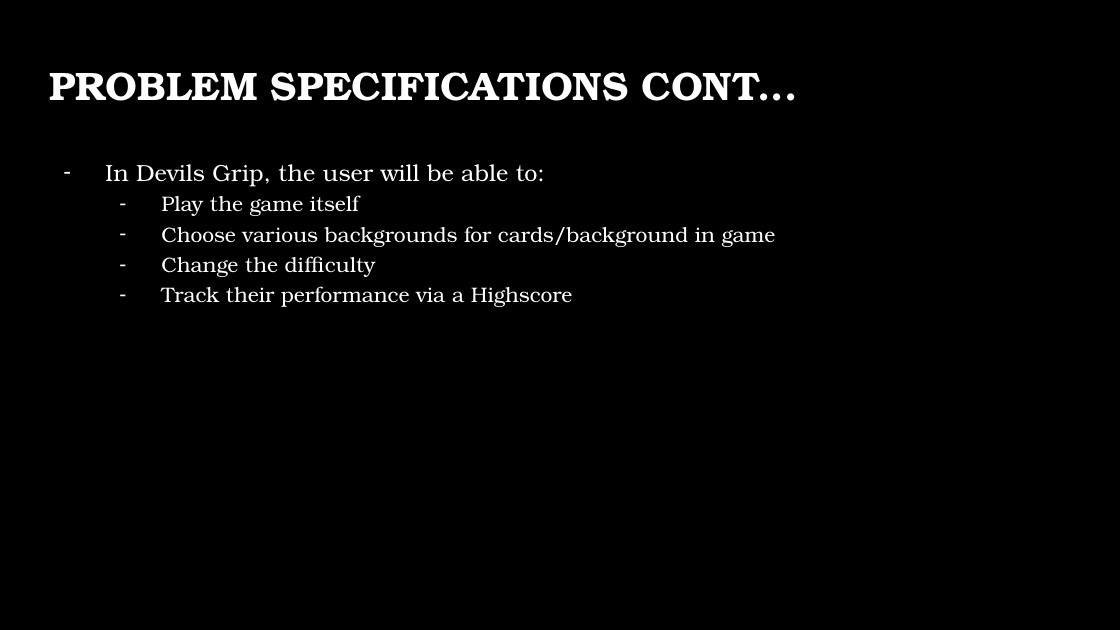
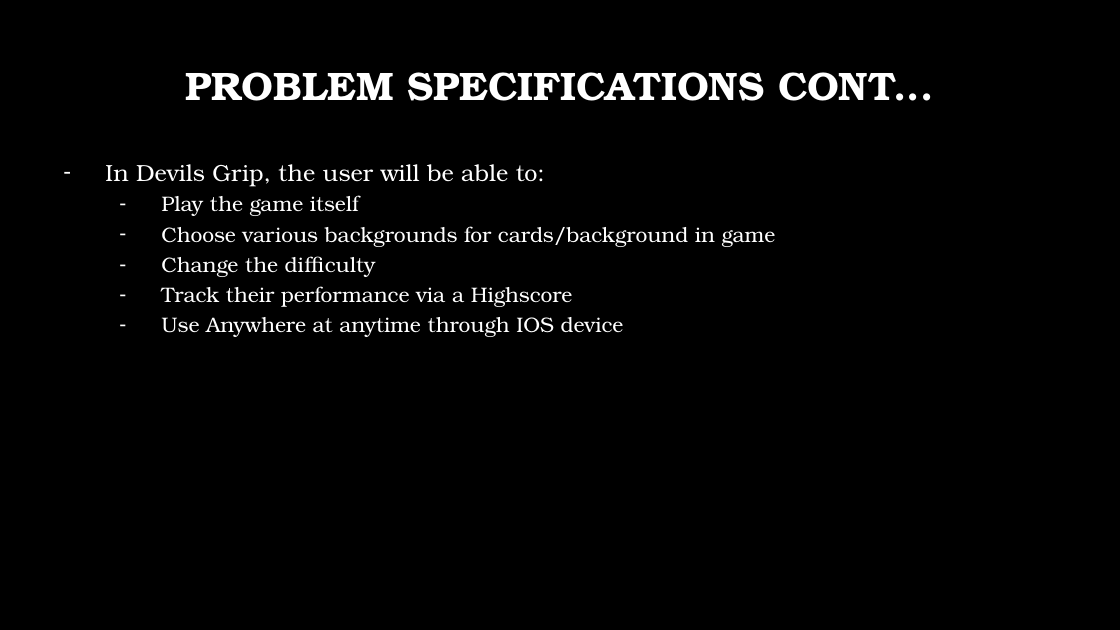
Before and after one commit to steveb1250/Devils_Grip_Proposal, a slide deck: slide 5 of CSC_520_Devils_Grip.pptx. Drawn at 1120x630 pixels with LibreOffice and Linux fonts; fonts in the diff are those of the drawing; background and template pictures are left out. Boxes give left, top, right and bottom in pixels: in the first picture for what was removed or moved away, otherwise in the second. Text is boxed around its words. In the diff, an @@ line names an element or a change of style, - is before the commit and + after.

```diff
--- a/CSC_520_Devils_Grip.pptx
+++ b/CSC_520_Devils_Grip.pptx
@@ title "PROBLEM SPECIFICATIONS CONT..." at [185, 72, 934, 101]: alignment left to centre @@
@@ text at [161, 317, 624, 337]: paragraph added @@
+  – Use Anywhere at anytime through IOS device
```
Also in this commit, not shown: 7 other slides changed, 2 slides added, 1 slide removed, 3 other files.
